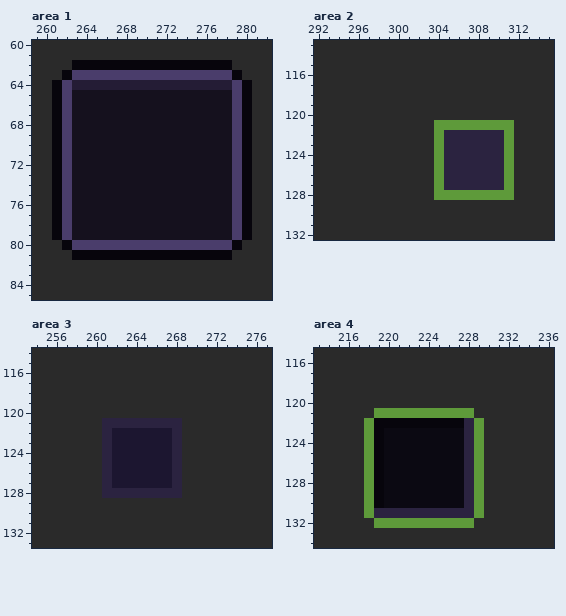
Two states of a pixel-art file, art/ui/ui_kit.aseprite. The picture above was drawn from the file before the commit.
347x534 pixels, 1 frame. Colours within 5 levels of each other are drawn and written as one. Shown: area 1: x 259..282, y 60..85; area 2: x 292..315, y 113..132; area 3: x 254..277, y 114..133; area 4: x 213..236, y 115..134. The commit also changed other parts of the picture, which this record leaves out.
And afterwards:
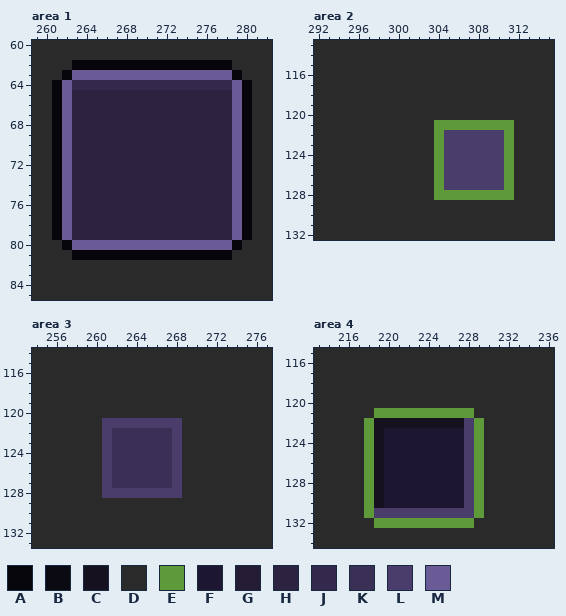
Palette (. is transparent): A #07050c  B #0b0912  C #15111e  D #2a2a2a  E #5e9a3a  F #1c1630  G #241c35  H #2b2340  J #33294d  K #3a2f55  L #4a3d6b  M #6a5a96
Difference:
Changed rows in their new state; - is an unchanged pixel.
Area 1:
first column x 262:
63 -MMMMMMMMMMMMMMMM-
64 MJJJJJJJJJJJJJJJJM
65 MHHHHHHHHHHHHHHHHM
66 MHHHHHHHHHHHHHHHHM
67 MHHHHHHHHHHHHHHHHM
68 MHHHHHHHHHHHHHHHHM
69 MHHHHHHHHHHHHHHHHM
70 MHHHHHHHHHHHHHHHHM
71 MHHHHHHHHHHHHHHHHM
72 MHHHHHHHHHHHHHHHHM
73 MHHHHHHHHHHHHHHHHM
74 MHHHHHHHHHHHHHHHHM
75 MHHHHHHHHHHHHHHHHM
76 MHHHHHHHHHHHHHHHHM
77 MHHHHHHHHHHHHHHHHM
78 MHHHHHHHHHHHHHHHHM
79 MHHHHHHHHHHHHHHHHM
80 -MMMMMMMMMMMMMMMM-
Area 2:
first column x 305:
122 LLLLLL
123 LLLLLL
124 LLLLLL
125 LLLLLL
126 LLLLLL
127 LLLLLL
Area 3:
first column x 261:
121 LLLLLLLL
122 LKKKKKKL
123 LKKKKKKL
124 LKKKKKKL
125 LKKKKKKL
126 LKKKKKKL
127 LKKKKKKL
128 LLLLLLLL
Area 4:
first column x 219:
122 CCCCCCCCCL
123 CFFFFFFFFL
124 CFFFFFFFFL
125 CFFFFFFFFL
126 CFFFFFFFFL
127 CFFFFFFFFL
128 CFFFFFFFFL
129 CFFFFFFFFL
130 CFFFFFFFFL
131 LLLLLLLLLL
Where, in picture pixels (left, top, right, bottom), the same in both pictures:
changed: (62, 70, 242, 250)
changed: (444, 130, 504, 190)
changed: (102, 418, 182, 498)
changed: (374, 418, 474, 518)
